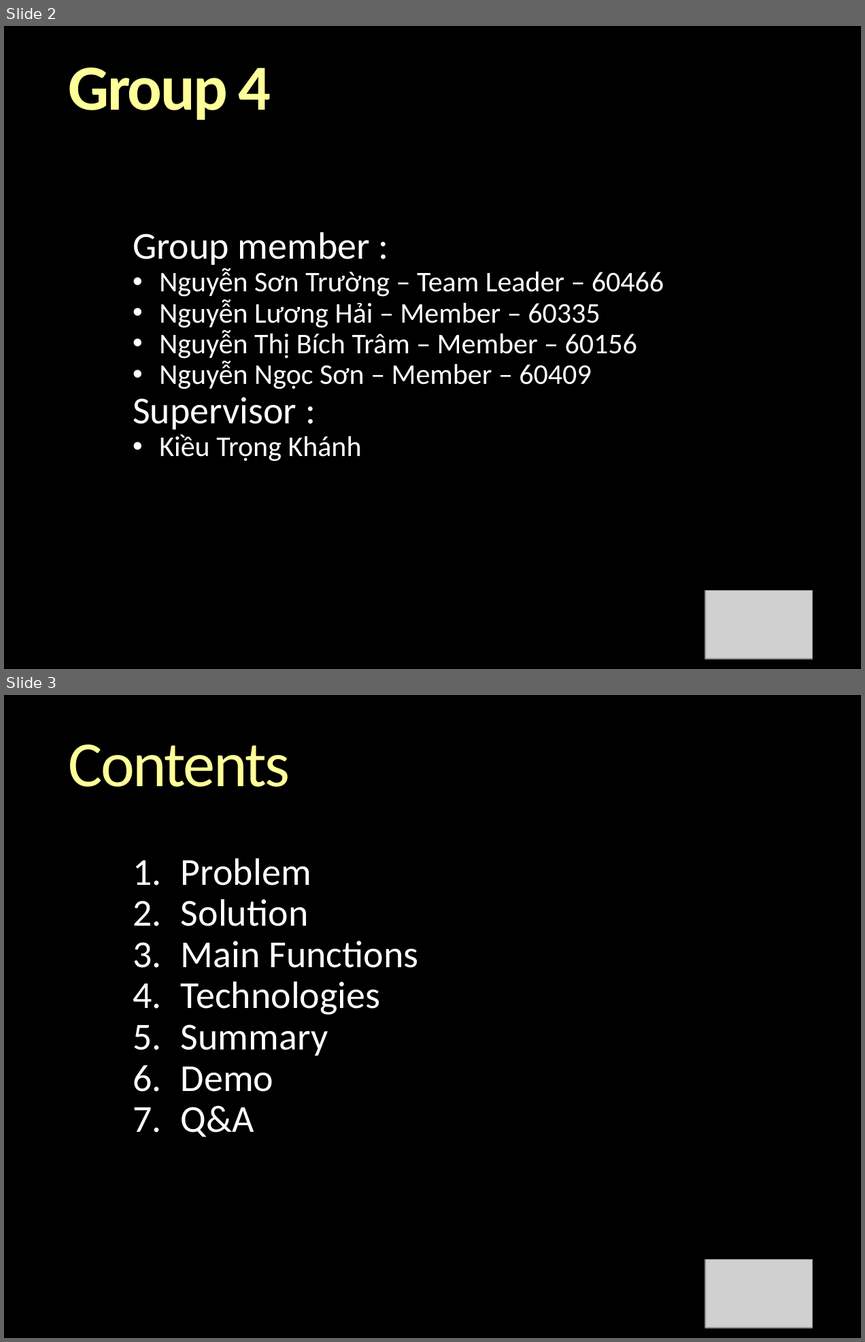
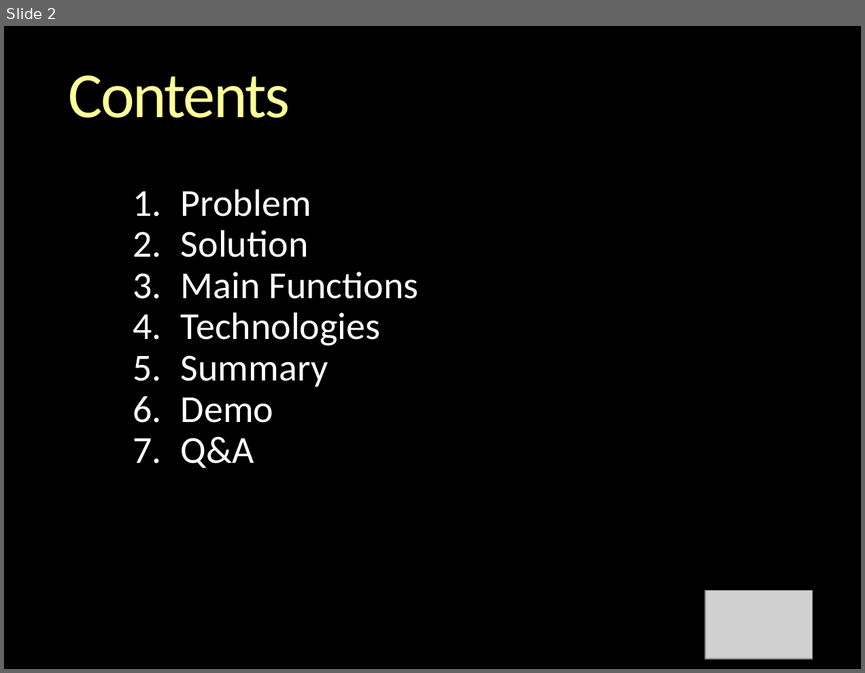
Before and after one commit to khalifandiaye/bus-reservation, a slide deck: WIP/User/Son/capstone.pptx. Shown one above the other, each under a label of ours: slides 2 and 3 before the commit, slide 2 after it. The pictures are 865x1342 and 865x673 pixels, drawn with LibreOffice and Linux fonts; fonts in the diff are those of the drawing; grey boxes stand for pictures; background and template pictures are left out. Boxes give left, top, right and bottom in pixels: in the first picture for what was removed or moved away, otherwise in the second. Text is boxed around its words. In the diff, an @@ line names an element or a change of style, - is before the commit and + after.

```diff
--- a/WIP/User/Son/capstone.pptx
+++ b/WIP/User/Son/capstone.pptx
@@ slide 2 removed at (4,26,861,669), background picture (left out) @@
@@ title removed at (68,67,271,120) @@
-Group 4
@@ subtitle removed at (133,232,664,461) @@
-Group member :
-• Nguyễn Sơn Trường – Team Leader – 60466
-• Nguyễn Lương Hải – Member – 60335
-• Nguyễn Thị Bích Trâm – Member – 60156
-• Nguyễn Ngọc Sơn – Member – 60409
-Supervisor :
-• Kiều Trọng Khánh
@@ picture removed at (705,590,812,658) @@
@@ what was slide 3 is now slide 2 @@
```
Also in this commit, not shown: 4 slides changed, 1 slide added.
